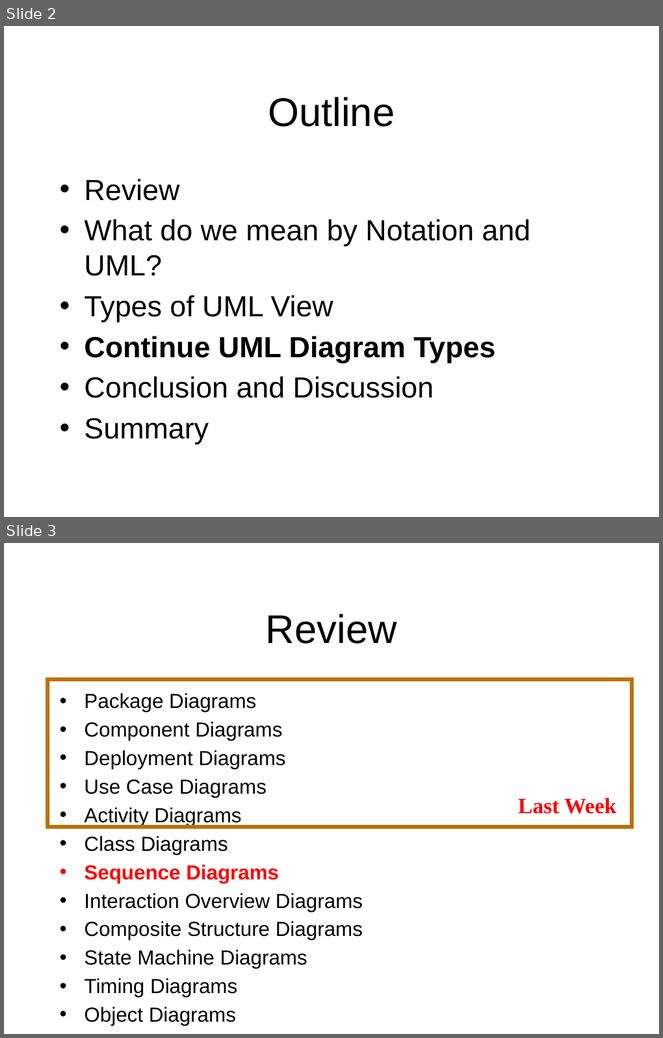
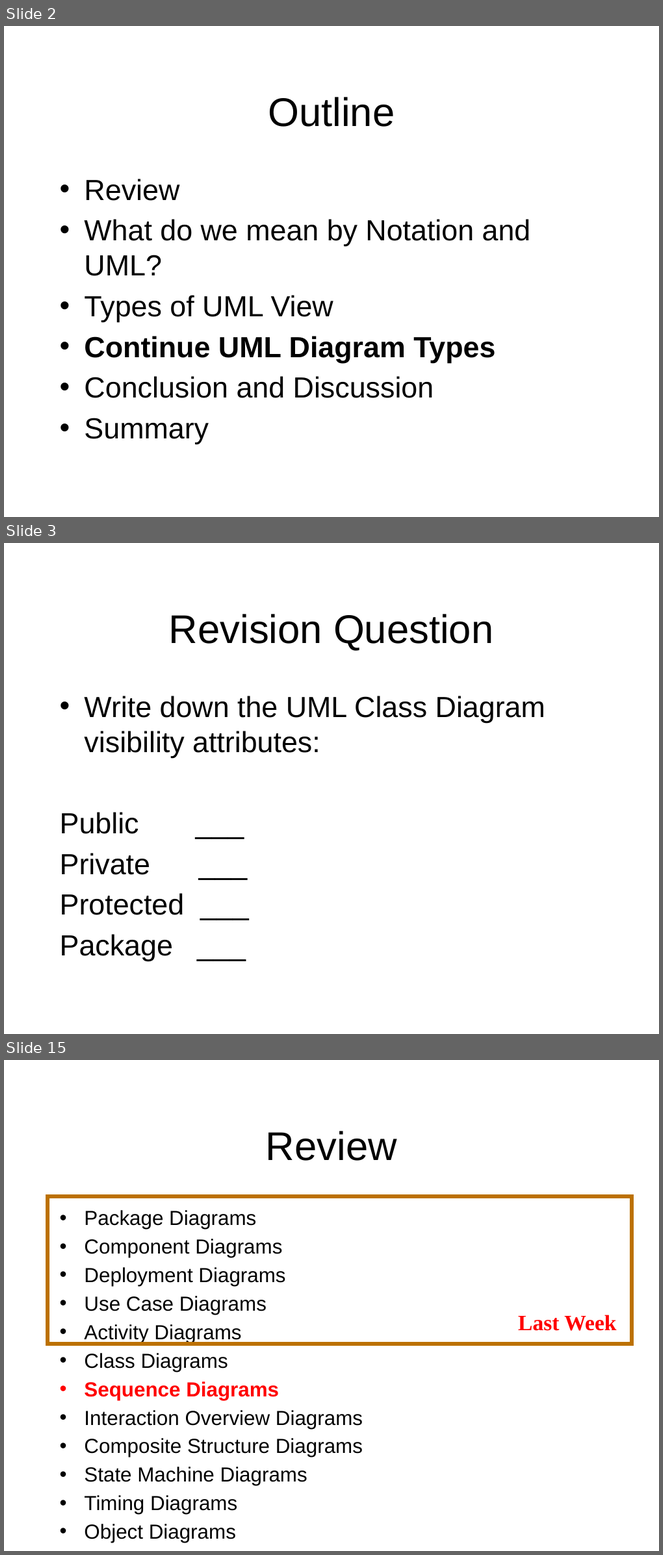
Before and after one commit to octaviordz/zjnu2017.github.io, a slide deck: OOAD/lectures/070--Notation.Part.2.pptx. Shown one above the other, each under a label of ours: slides 2 and 3 before the commit, slides 2, 3 and 15 after it; the slides between them are not shown. The pictures are 663x1038 and 663x1555 pixels, drawn with LibreOffice and Linux fonts; fonts in the diff are those of the drawing. Boxes give left, top, right and bottom in pixels: in the first picture for what was removed or moved away, otherwise in the second. Text is boxed around its words. In the diff, an @@ line names an element or a change of style, - is before the commit and + after.

```diff
--- a/OOAD/lectures/070--Notation.Part.2.pptx
+++ b/OOAD/lectures/070--Notation.Part.2.pptx
@@ slide 3 added at <box>4,543,659,1034</box>, background #FFFFFF @@
@@ title added at <box>169,614,493,651</box>, 44 pt, text #000000 @@
+Revision Question
@@ text added at <box>60,696,545,962</box>, 32 pt, text #000000 @@
+• Write down the UML Class Diagram visibility attributes:
+Public ___
+Private ___
+Protected ___
+Package ___
@@ what was slide 3 is now slide 15 @@
```
Also in this commit, not shown: 11 other slides added.
